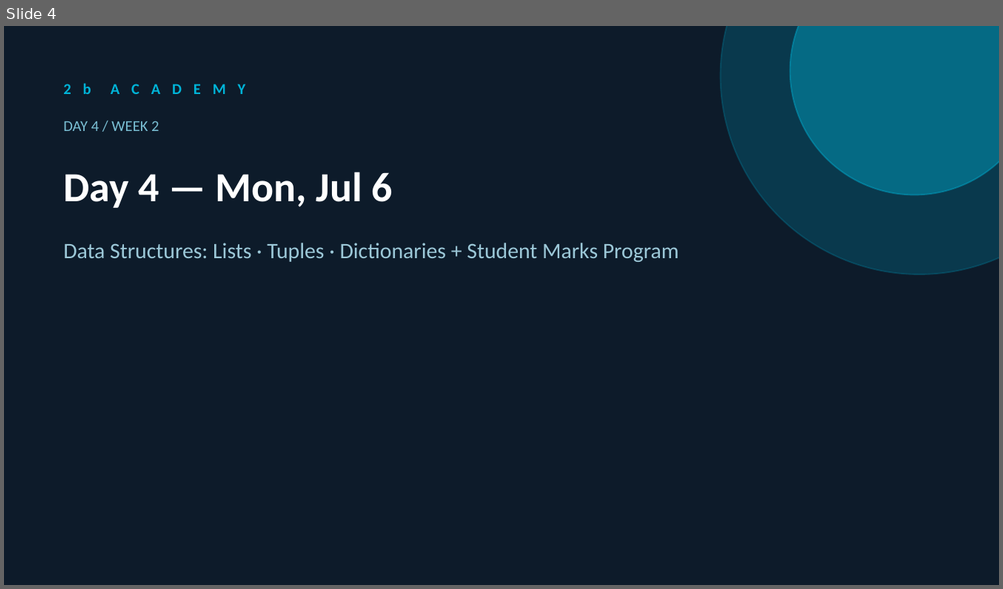
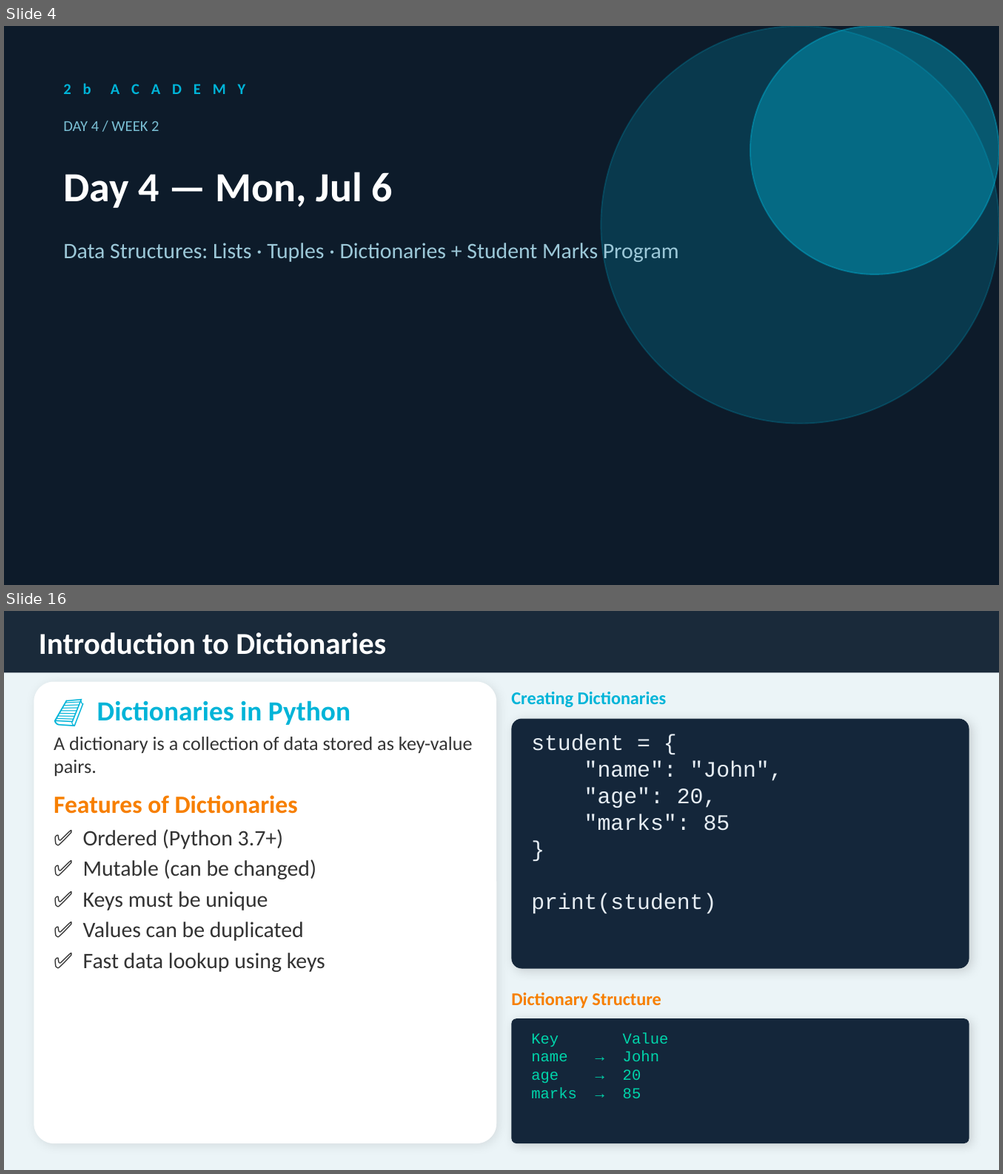
Before and after one commit to GursimranjeetSingh/2b-Academy, a slide deck: Presentations/Week2_Python_Bootcamp.pptx. Shown one above the other, each under a label of ours: slide 4 before the commit, slides 4 and 16 after it; the slides between them are not shown. The pictures are 1003x589 and 1003x1174 pixels, drawn with LibreOffice and Linux fonts; fonts in the diff are those of the drawing. Boxes give left, top, right and bottom in pixels: in the first picture for what was removed or moved away, otherwise in the second. Text is boxed around its words. In the diff, an @@ line names an element or a change of style, - is before the commit and + after.

```diff
--- a/Presentations/Week2_Python_Bootcamp.pptx
+++ b/Presentations/Week2_Python_Bootcamp.pptx
@@ slide 16 added at <box>4,611,999,1170</box>, background #EBF4F7 @@
@@ rectangle added at <box>4,611,999,672</box>, fill #1A2A3A @@
@@ text added at <box>39,632,386,655</box>, 22 pt, text #FFFFFF, bold @@
+Introduction to Dictionaries
@@ rounded rectangle added at <box>34,681,496,1144</box>, fill #FFFFFF @@
@@ text added at <box>511,692,666,707</box>, 13 pt, text #00B4D8, bold @@
+Creating Dictionaries
@@ text added at <box>54,701,472,972</box>, 16 pt, text #333333 @@
+📘 Dictionaries in Python
+A dictionary is a collection of data stored as key-value pairs.
+Features of Dictionaries
+✅ Ordered (Python 3.7+)
+✅ Mutable (can be changed)
+✅ Keys must be unique
+✅ Values can be duplicated
+✅ Fast data lookup using keys
@@ rounded rectangle added at <box>511,718,969,969</box>, fill #14263A @@
@@ text added at <box>531,735,782,914</box>, 16 pt, text #E6EDF3 @@
+student = {
+"name": "John",
+"age": 20,
+"marks": 85
+}
+print(student)
@@ text added at <box>511,993,660,1008</box>, 13 pt, text #F77F00, bold @@
+Dictionary Structure
@@ rounded rectangle added at <box>511,1019,969,1144</box>, fill #14263A @@
@@ text added at <box>531,1033,669,1099</box>, 11 pt, text #00D4AA @@
+Key Value
+name → John
+age → 20
+marks → 85
@@ slide 4 changed as well @@
@@ ellipse: place and size @@
-ellipse at <box>720,26,999,275</box>
+ellipse at <box>600,26,999,424</box>
@@ ellipse: place and size @@
-ellipse at <box>790,26,999,195</box>
+ellipse at <box>750,26,999,275</box>
```
Also in this commit, not shown: 13 other slides changed, 55 other slides added, 3 slides removed, 1 other file.
